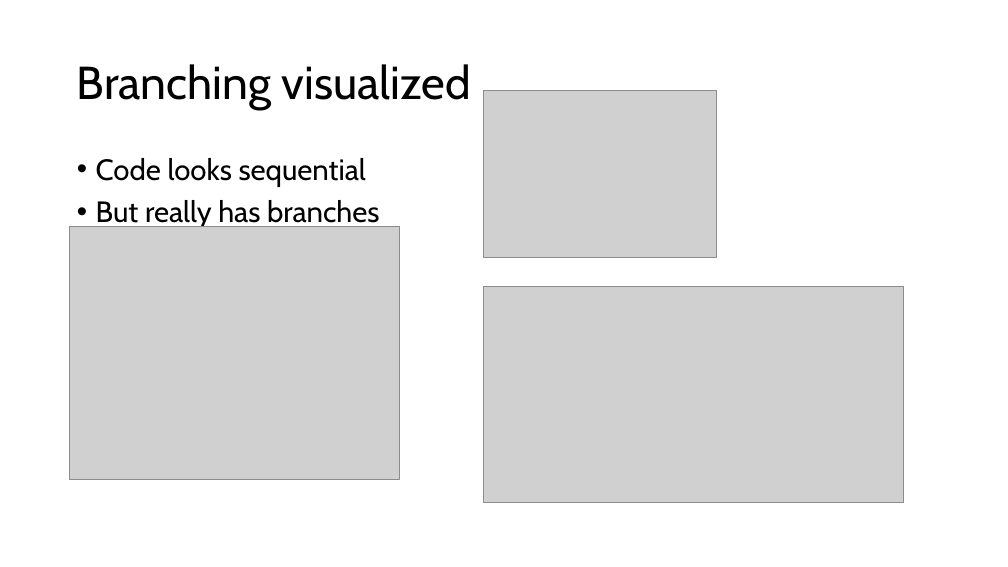
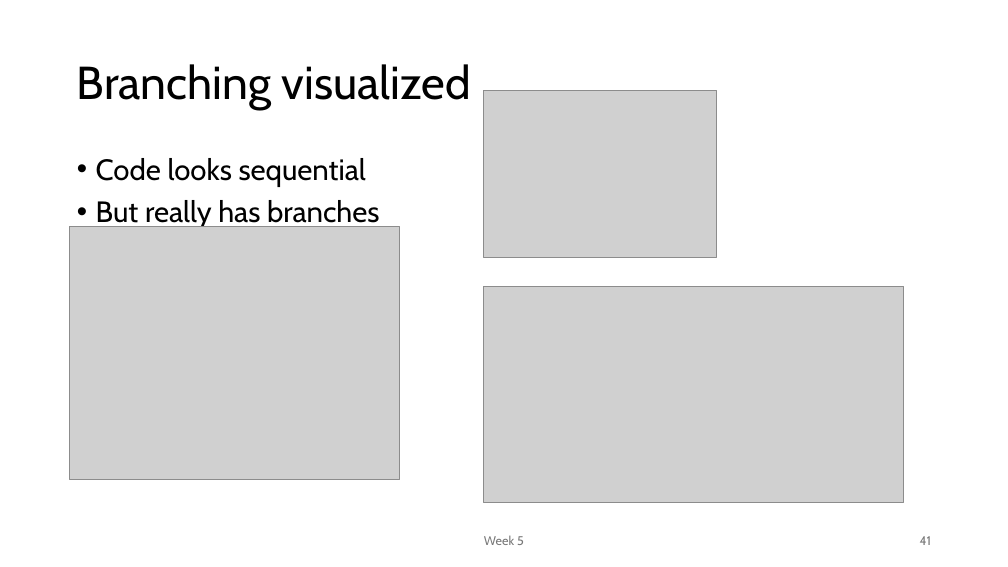
Before and after one commit to MoklaEducation/ems_fall_2025_cpp101, a slide deck: slide 41 of all/Intro to Programming_all.pptx. Drawn at 1008x567 pixels with LibreOffice and Linux fonts; fonts in the diff are those of the drawing; grey boxes stand for pictures. Boxes give left, top, right and bottom in pixels: in the first picture for what was removed or moved away, otherwise in the second. Text is boxed around its words. In the diff, an @@ line names an element or a change of style, - is before the commit and + after.

```diff
--- a/all/Intro to Programming_all.pptx
+++ b/all/Intro to Programming_all.pptx
@@ text added at [484, 535, 524, 545], 12 pt, text #797979 @@
+Week 5
@@ page number added at [920, 536, 931, 545], 12 pt, text #797979 @@
+41
```
Also in this commit, not shown: 8 other slides changed, 1 slide added, 1 other file.
